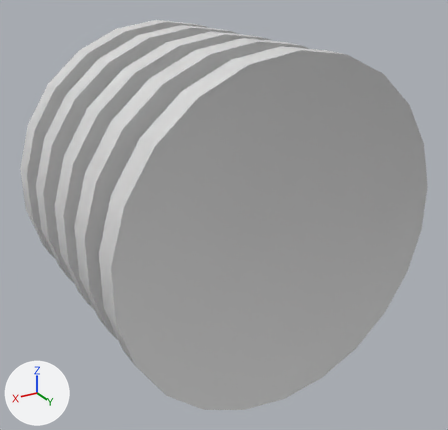
One commit to the FBX model Assets/Models/snowSensor.fbx: the scene before it, then after it.
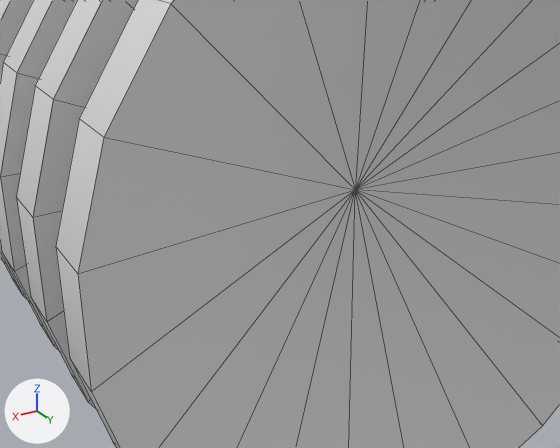
Each version is shown whole from a camera (50 mm lens) standing at (0.196, 0.352, 0.155) and looking at (-0.01, 0.008, -0.017), then close up from a camera (50 mm lens) standing at (0.147, 0.252, 0.092) and looking at (0.027, 0.051, -0.008). The axes (+X, +Y, +Z) are drawn at lower left. The lights are the same throughout. The close-ups show mesh edges as thin lines. Where no turn or scale is listed for an object, it has been applied to the vertices.

Names of what the first close-up shows: 'snowSensor'.
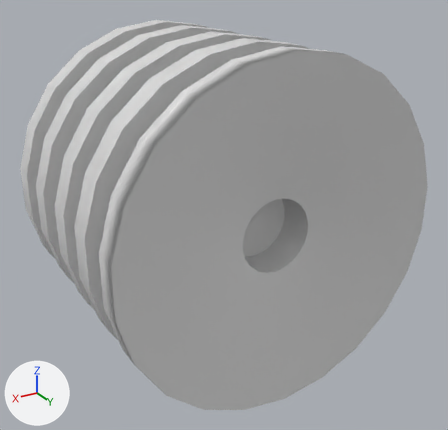
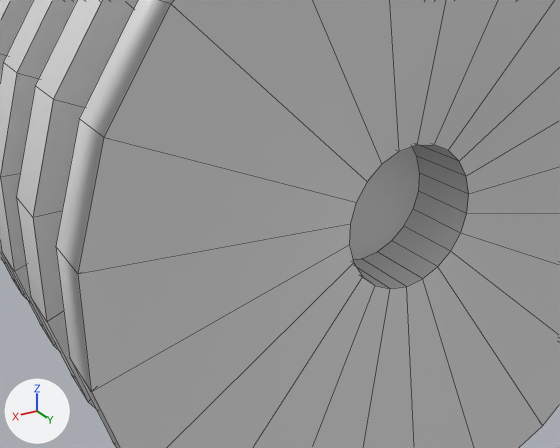
The newer file is also turned or shifted as a whole; pictures and numbers use the older file's frame.

Changed parts and their boxes (x1, y1, x2, y2) in the close-ups (560 x 448 px):
part 1 of me_cylinder_134, built on
    both: (78, 0, 560, 448)

Diff of the bpy script that builds the scene:
```diff
--- a/Assets/Models/snowSensor.fbx.py
+++ b/Assets/Models/snowSensor.fbx.py
@@ me_cylinder_134 @@
 # used by ob_snowsensor; location = (0.0, 0.0, 0.0)
-me_cylinder_134.from_pydata(...)  # 340 vertices, 440 faces; spans x -0.107..0.107, y -0.112..0.1, z -0.108..0.108
+me_cylinder_134.from_pydata(...)  # 384 vertices, 485 faces; spans x -0.107..0.107, y -0.112..0.1, z -0.108..0.108
+# me_cylinder_134 part 1
+# 1 vertex moves from x 0.0, y 0.056, z 0.0 to x 0.0, y 0.04, z 0.0
+# 22 vertices are added at x -0.023..0.023, y 0.061, z -0.023..0.023
+# 22 new vertices lie (0.0, 0.024, 0.0) away from vertices in x -0.023..0.023, y 0.061, z -0.023..0.023
+# 45 new faces join them
 me_cylinder_134.materials.append(mat_g5)
```
